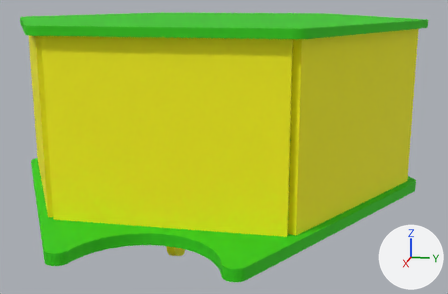
One commit to the COLLADA model robocake_description/meshes/collision/base.dae: the scene before it, then after it.
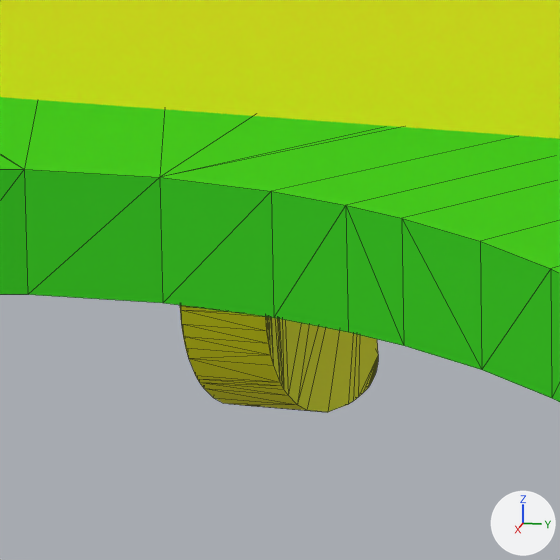
Each version appears first whole from a camera (50 mm lens) standing at (0.2548, 0.056, 0.0477) and looking at (0.0129, 0.0076, -0.0128), and next in a close-up on the part from 33% to 45% of the width and 74% to 92% of the height. Arrows for +X, +Y and +Z are at lower right; the lights stay in place. The close-ups show mesh edges as thin lines. Where no turn or scale is listed for an object, it has been applied to the vertices.

Before the edit, the objects in view are built like this:
```python
ob_fbxasc195fbxasc129fbxasc195fbxasc174fbxasc195fbxasc161fbxas__001 = bpy.data.objects.new('FBXASC195FBXASC129FBXASC195FBXASC174FBXASC195FBXASC161FBXAS_.001', me_fbxasc195fbxasc129fbxasc195fbxasc174fbxasc195fbxasc161fbxas__001)
ob_fbxasc195fbxasc129fbxasc195fbxasc174fbxasc195fbxasc161fbxas__001.location = (0.06999, 0.0, 0.00449)
ob_fbxasc195fbxasc129fbxasc195fbxasc174fbxasc195fbxasc161fbxas__008 = bpy.data.objects.new('FBXASC195FBXASC129FBXASC195FBXASC174FBXASC195FBXASC161FBXAS_.008', me_fbxasc195fbxasc129fbxasc195fbxasc174fbxasc195fbxasc161fbxas__008)
ob_fbxasc195fbxasc129fbxasc195fbxasc174fbxasc195fbxasc161fbxas__008.location = (0.06021, -0.00003, -0.03631)
ob_fbxasc195fbxasc129fbxasc195fbxasc174fbxasc195fbxasc161fbxas__008.rotation_euler = (-1.571, 0.0, -0.00118)  # degrees (-90, 0, -0.1)
ob_fbxasc195fbxasc129fbxasc195fbxasc174fbxasc195fbxasc161fbxas__008.scale = (0.0237, 0.0237, 0.0237)
ob_fbxasc195fbxasc129fbxasc195fbxasc174fbxasc195fbxasc161fbxasc = bpy.data.objects.new('FBXASC195FBXASC129FBXASC195FBXASC174FBXASC195FBXASC161FBXASC', me_fbxasc195fbxasc129fbxasc195fbxasc174fbxasc195fbxasc161fbxasc)
ob_fbxasc195fbxasc129fbxasc195fbxasc174fbxasc195fbxasc161fbxasc.location = (0.01172, 0.00004, -0.02826)
```
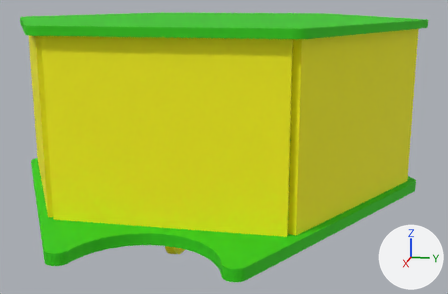
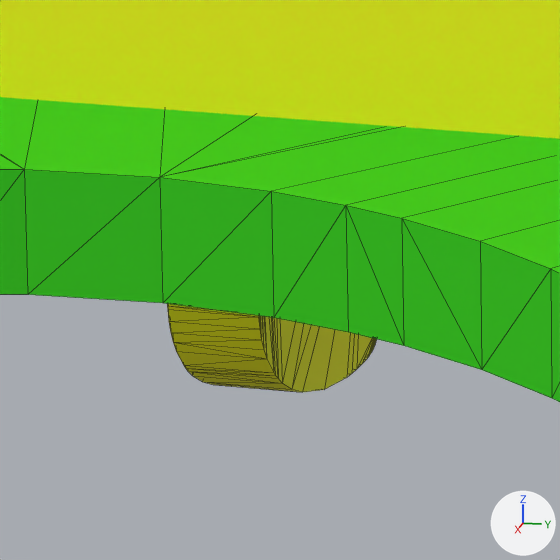
What differs and where, as boxes (x1, y1, x2, y2) in the close-ups (560 x 560 px; the box of a moved part takes in the faces that stretch with it):
'FBXASC195FBXASC129FBXASC195FBXASC174FBXASC195FBXASC161FBXAS_.008', reshaped, moved, rescaled
    before: (180, 305, 378, 412)
    after: (167, 304, 377, 392)
part 1 of me_fbxasc195fbxasc129fbxasc195fbxasc174fbxasc195fbxasc161fbxas__008, moved or reshaped
    before: (180, 305, 377, 412)
    after: (167, 304, 374, 392)

Patch to the scene script:
```diff
--- a/robocake_description/meshes/collision/base.dae.py
+++ b/robocake_description/meshes/collision/base.dae.py
@@ me_fbxasc195fbxasc129fbxasc195fbxasc174fbxasc195fbxasc161fbxas__008 @@
 # used by ob_fbxasc195fbxasc129fbxasc195fbxasc174fbxasc195fbxasc161fbxas__008; location = (0.06021, -0.00003, -0.03631); rotation_euler = (-1.571, 0.0, -0.00118), in degrees (-90, 0, -0.1); scale = (0.0237, 0.0237, 0.0237)
-me_fbxasc195fbxasc129fbxasc195fbxasc174fbxasc195fbxasc161fbxas__008.from_pydata(...)  # 106 vertices, 208 faces; spans x -0.282..0.282, y -0.255..0.255, z -0.059..0.059
+me_fbxasc195fbxasc129fbxasc195fbxasc174fbxasc195fbxasc161fbxas__008.from_pydata(...)  # 104 vertices, 204 faces; spans x -0.282..0.282, y -0.255..0.255, z -0.059..0.059
+# me_fbxasc195fbxasc129fbxasc195fbxasc174fbxasc195fbxasc161fbxas__008 part 1
+# 2 vertices are removed from x -0.225, y 0.255, z -0.059..0.059
+# 93 faces are deleted
+# 89 new faces join them
 me_fbxasc195fbxasc129fbxasc195fbxasc174fbxasc195fbxasc161fbxas__008.materials.append(mat_fbxasc0482fbxasc032_fbxasc032default)
@@ ob_fbxasc195fbxasc129fbxasc195fbxasc174fbxasc195fbxasc161fbxas__008 @@
 ob_fbxasc195fbxasc129fbxasc195fbxasc174fbxasc195fbxasc161fbxas__008 = bpy.data.objects.new('FBXASC195FBXASC129FBXASC195FBXASC174FBXASC195FBXASC161FBXAS_.008', me_fbxasc195fbxasc129fbxasc195fbxasc174fbxasc195fbxasc161fbxas__008)
-ob_fbxasc195fbxasc129fbxasc195fbxasc174fbxasc195fbxasc161fbxas__008.location = (0.06021, -0.00003, -0.03631)
+ob_fbxasc195fbxasc129fbxasc195fbxasc174fbxasc195fbxasc161fbxas__008.location = (0.06087, -0.00003, -0.0357)
 ob_fbxasc195fbxasc129fbxasc195fbxasc174fbxasc195fbxasc161fbxas__008.rotation_euler = (-1.571, 0.0, -0.00118)  # degrees (-90, 0, -0.1)
-ob_fbxasc195fbxasc129fbxasc195fbxasc174fbxasc195fbxasc161fbxas__008.scale = (0.0237, 0.0237, 0.0237)
+ob_fbxasc195fbxasc129fbxasc195fbxasc174fbxasc195fbxasc161fbxas__008.scale = (0.0251, 0.0213, 0.0251)
```
